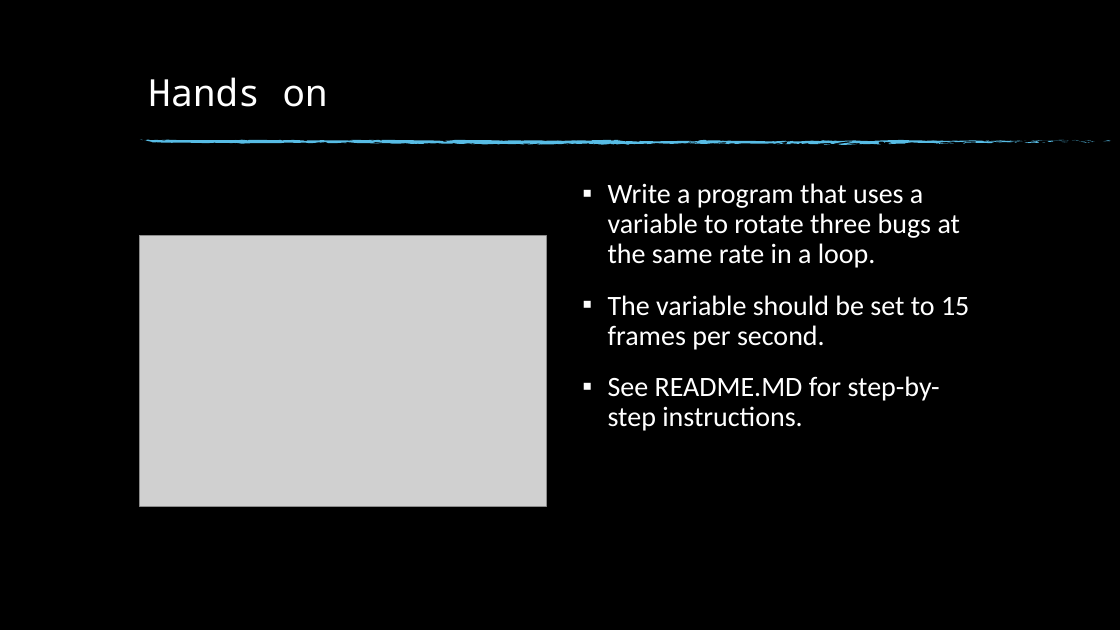
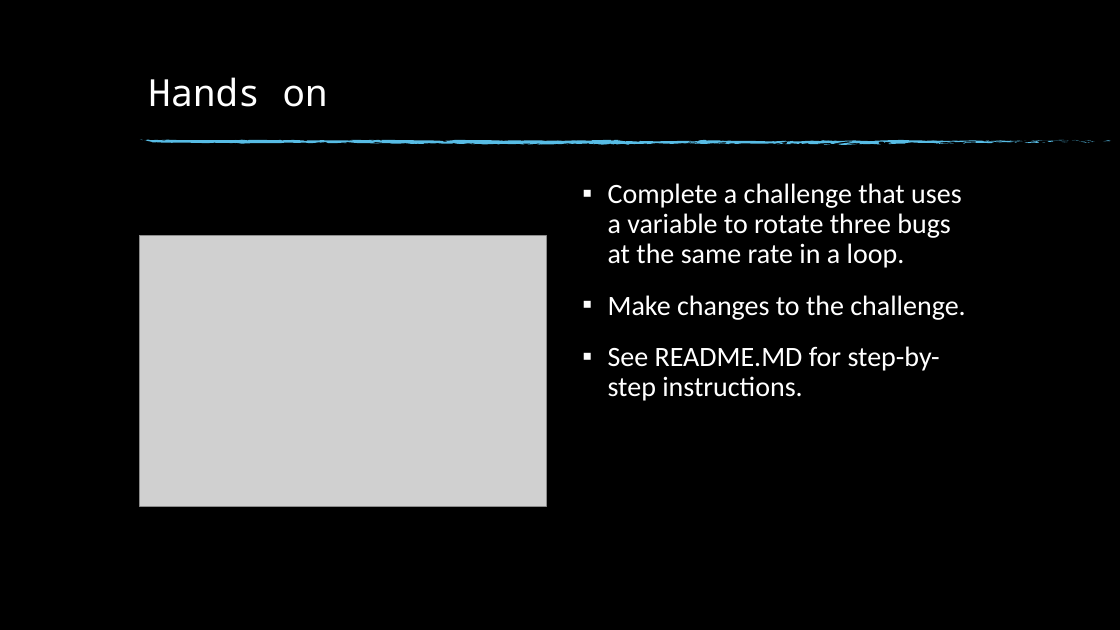
Before and after one commit to doherty100/kidzhackphilly, a slide deck: slide 8 of 04-storage-and-variables/04-storage-and-variables.pptx. Drawn at 1120x630 pixels with LibreOffice and Linux fonts; fonts in the diff are those of the drawing; grey boxes stand for pictures; background and template pictures are left out. Boxes give left, top, right and bottom in pixels: in the first picture for what was removed or moved away, otherwise in the second. Text is boxed around its words. In the diff, an @@ line names an element or a change of style, - is before the commit and + after.

```diff
--- a/04-storage-and-variables/04-storage-and-variables.pptx
+++ b/04-storage-and-variables/04-storage-and-variables.pptx
@@ text at bbox=[608, 183, 965, 320]: text changed @@
-▪ Write a program that uses a variable to rotate three bugs at the same rate in a loop.
-▪ The variable should be set to 15 frames per second.
+▪ Complete a challenge that uses a variable to rotate three bugs at the same rate in a loop.
+▪ Make changes to the challenge.
```
Also in this commit, not shown: 2 other slides changed, 1 other file.
